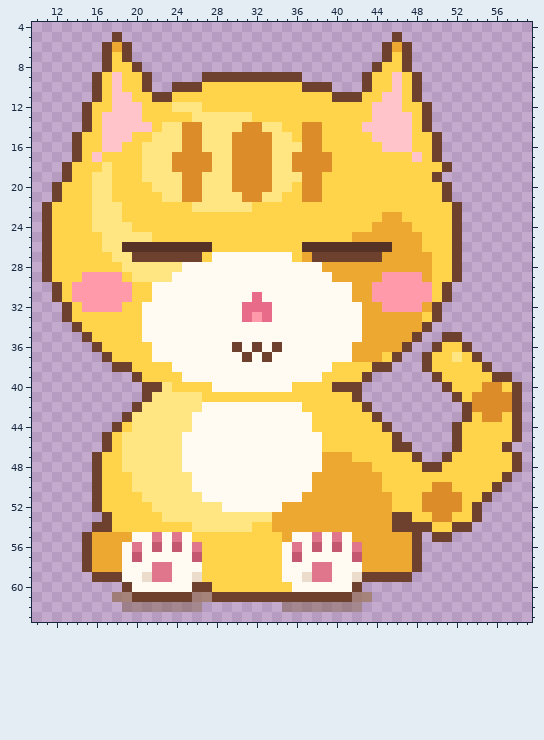
Pixel-art file: assets/pixel/cat/sit_blink.aseprite. Above is the file before it was changed.
64x64 pixels, 1 frame. Shown: x 10..59, y 4..63.
The same view after the edit:
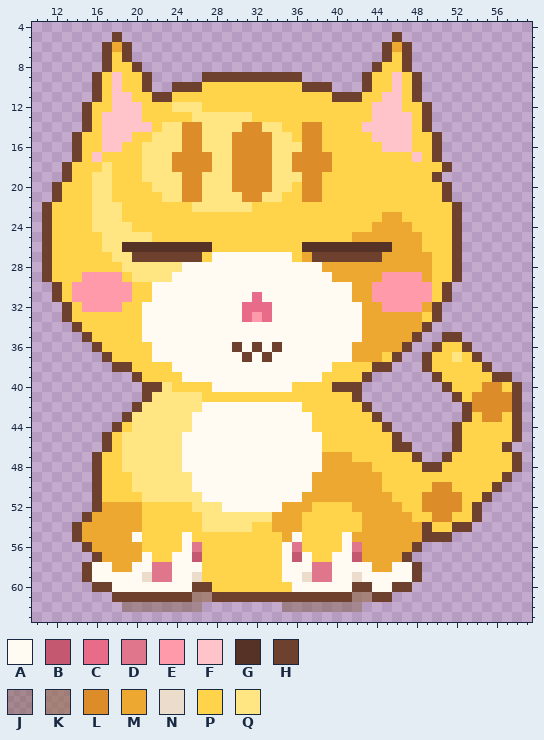
Palette (. is transparent): A #fffaf2  B #c45870  C #e86c8a  D #e0768c  E #ff9aaa  F #ffc4ca  G #563226  H #6e402e  J #78563a69  K #946c4ea5  L #dc8c28  M #eca830  N #ecdccc  P #ffd44a  Q #ffe682
Difference:
--- layer "pixel"
@@ x 10..59 @@
 51 ......HPPPPQQQQQQAAAAAAAAAAMMMMMMMMMPPPLLLLPPH....
-52 ......HPPPPPQQQQQQQAAAAAAMMMMMMMMMMMPPPLLLLPH.....
-53 .......HPPPPPQQQQQQQQQQQMMMMMMMMMMMMHHPPLLPPH.....
-54 ......HHPPPPPPPPQQQQQQPPMMMMMMMMMMMMHHHHPPHH......
-55 .....HMMMMAADADAPPPPPPPPPMAADADAMMMMMMH.HH........
-56 .....HMMMADABABADPPPPPPPPADABABADMMMMMH...........
-57 .....HMMMABAAAAABPPPPPPPPABAAAAABMMMMMH...........
-58 .....HMMMAAADDAAAPPPPPPPPAAADDAAAMMMMMH...........
-59 ......HHHAANDDAANPPPPPPPPAANDDAANHHHHH............
-60 .........HAAAAAAHHPPPPPPPPAAAAAAH.................
-61 ........KKHHHHHHKKHHHHHHHHHHHHHHKK................
+52 ......HMMMMPPPPPQQQAAAAAAMMMPPPPMMMMMPPLLLLPH.....
+53 .....HMMMMMPPPPPPQQQQQQQMMMPPPPPPMMMMMPPLLPPH.....
+54 ....HMMMMMMPPPPPPQQQQQPPMMMPPPPPPMMMMMMHPPHH......
+55 ....HMMMMMAPPPPAPPPPPPPPPMAPPPPAMMMMMMMHHH........
+56 .....HMMMMMPPPPADPPPPPPPPADPPPPADMMMMMH...........
+57 ......HMMMMAPPAABPPPPPPPPABAPPAABMMMMH............
+58 .....HAAMMAADDAAAPPPPPPPPAAADDAAAAMMAAH...........
+59 .....HAAAAANDDAANPPPPPPPPAANDDAANAAAAAH...........
+60 ......HHAAAAAAAAHHPPPPPPPPAAAAAAHHAAHH............
+61 ........HHHHHHHHKKHHHHHHHHHHHHHHKKHH..............
 62 .........JJJJJJJJ........JJJJJJJJ.................
Boxes around the changes in both pictures, in picture pixels (x1, y1, x2, y2):
changed: (72, 502, 202, 602)
changed: (302, 502, 432, 602)
